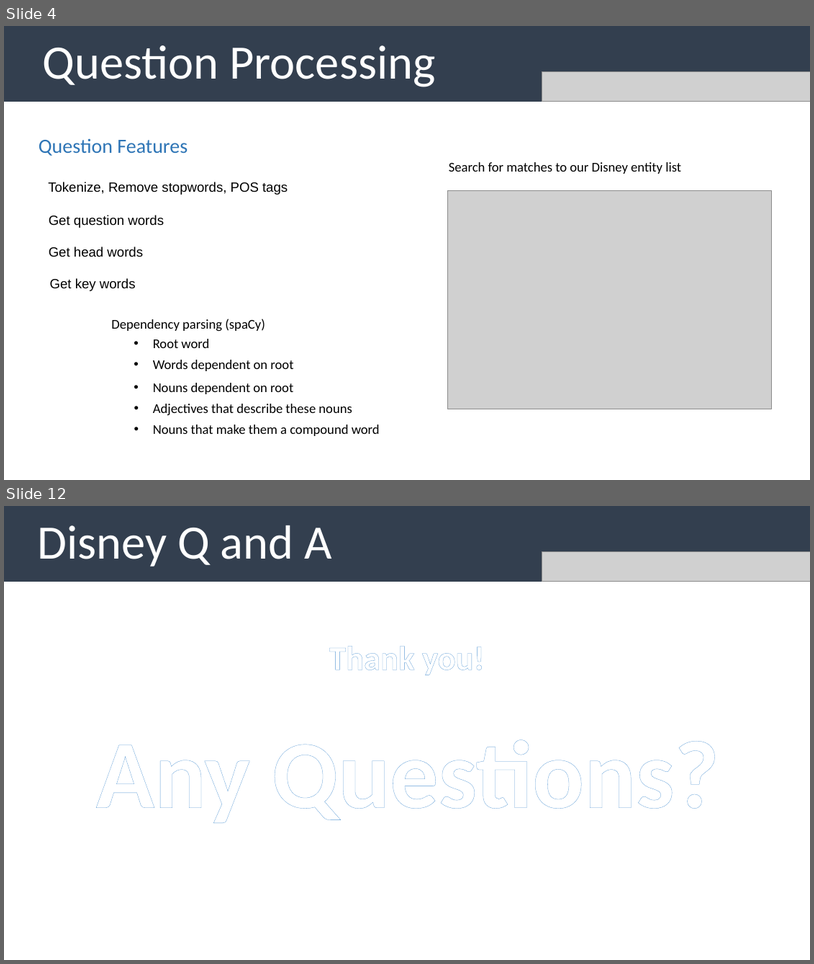
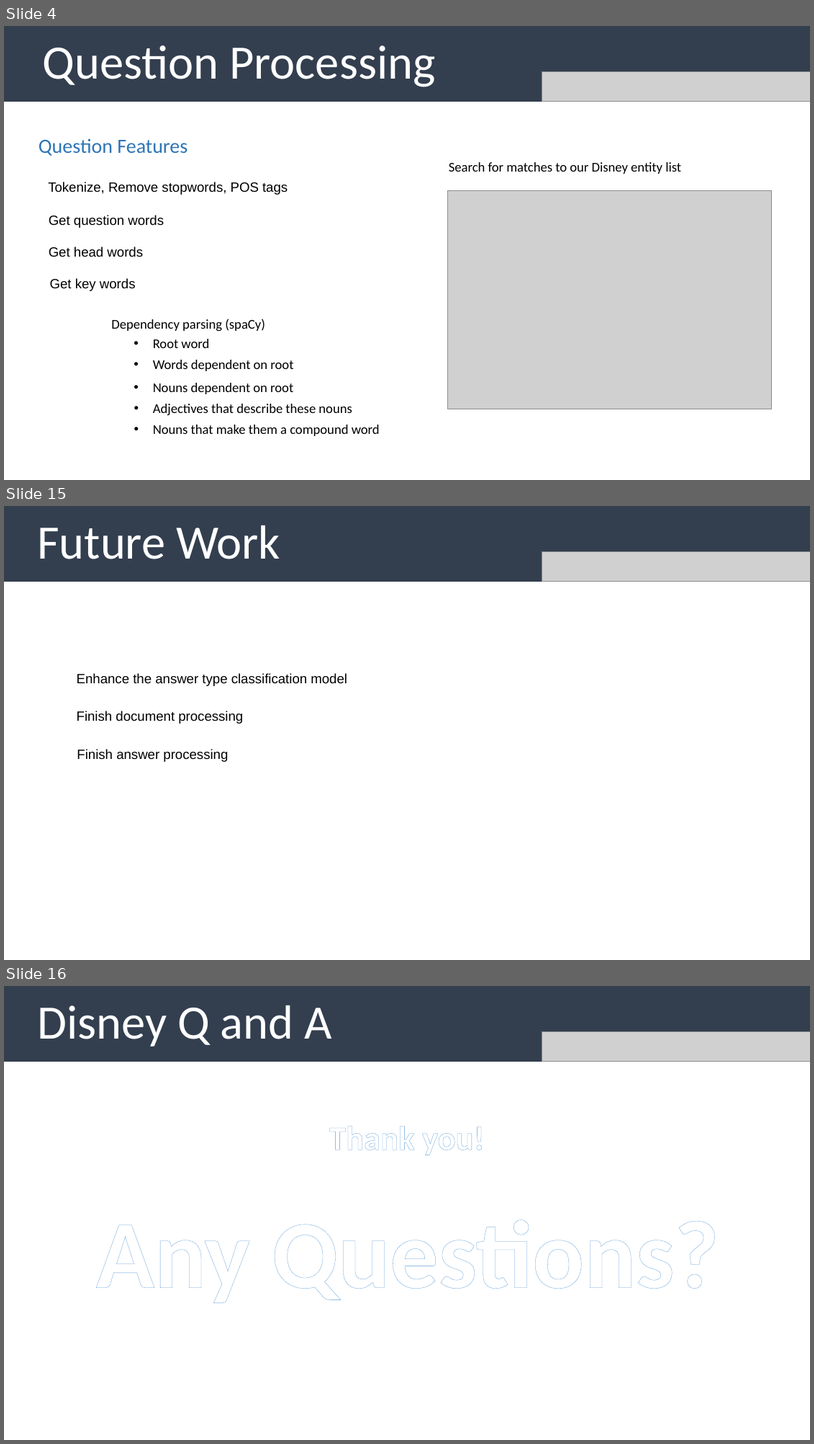
Before and after one commit to uabinf/nlp-group-project-fall-2020-disneyqanda, a slide deck: disneyqanda.pptx. Shown one above the other, each under a label of ours: slides 4 and 12 before the commit, slides 4, 15 and 16 after it; the slides between them are not shown. The pictures are 814x964 and 814x1444 pixels, drawn with LibreOffice and Linux fonts; fonts in the diff are those of the drawing; grey boxes stand for pictures. Boxes give left, top, right and bottom in pixels: in the first picture for what was removed or moved away, otherwise in the second. Text is boxed around its words. In the diff, an @@ line names an element or a change of style, - is before the commit and + after.

```diff
--- a/disneyqanda.pptx
+++ b/disneyqanda.pptx
@@ slide 15 added at (4,506,810,960), background #FFFFFF @@
@@ rectangle added at (4,506,810,582), fill #333F50, 57 pt, text #FFFFFF @@
+Future Work
@@ picture added at (543,552,810,582) @@
@@ text added at (77,673,347,686), 16 pt, text #000000 @@
+Enhance the answer type classification model
@@ text added at (77,710,243,723), 16 pt, text #000000 @@
+Finish document processing
@@ text added at (77,749,228,762), 16 pt, text #000000 @@
+Finish answer processing
@@ what was slide 12 is now slide 16 @@
```
Also in this commit, not shown: 3 slides changed, 7 other slides added, 4 slides removed.
